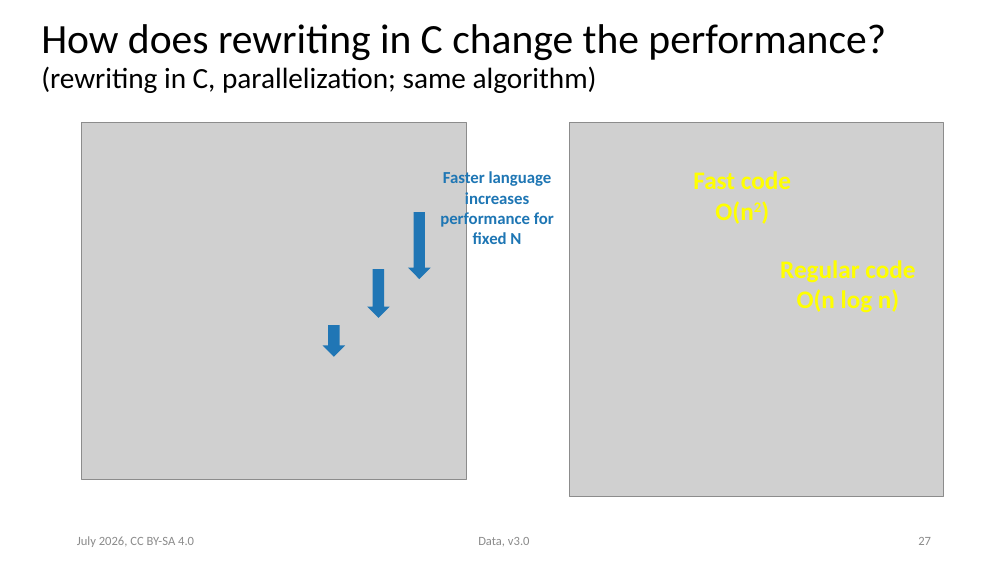
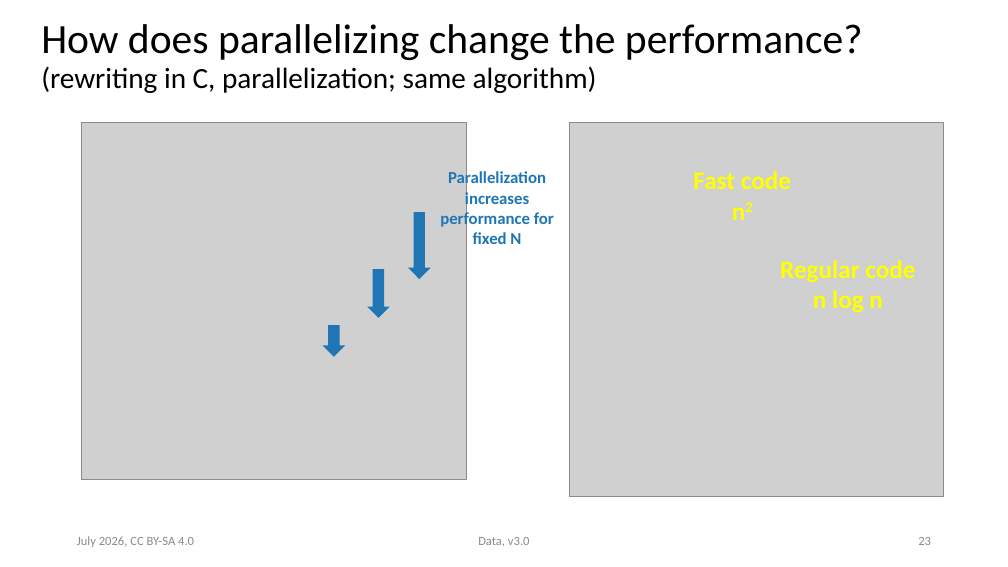
Before and after one commit to ASPP/data_class, a slide deck: slide 23 of data.pptx (slide 27 before the commit). Drawn at 1008x567 pixels with LibreOffice and Linux fonts; fonts in the diff are those of the drawing; grey boxes stand for pictures. Boxes give left, top, right and bottom in pixels: in the first picture for what was removed or moved away, otherwise in the second. Text is boxed around its words. In the diff, an @@ line names an element or a change of style, - is before the commit and + after.

```diff
--- a/data.pptx
+++ b/data.pptx
@@ title at [41, 24, 863, 93]: text changed @@
-How does rewriting in C change the performance?
-(rewriting in C, parallelization; same algorithm)
+How does parallelizing change the performance?
+(rewriting in C, parallelization; same algorithm)
@@ text at [440, 170, 554, 244]: text changed @@
-Faster language increases performance for fixed N
+Parallelization
+increases performance for fixed N
@@ text at [715, 201, 753, 224]: text changed @@
-O(n2)
+n2
@@ text at [813, 290, 883, 313]: text changed @@
-O(n log n)
+n log n
@@ page number at [918, 537, 931, 545]: text changed @@
-27
+23
```
Also in this commit, not shown: 12 other slides changed, 1 slide added, 2 slides removed, 3 other files.
